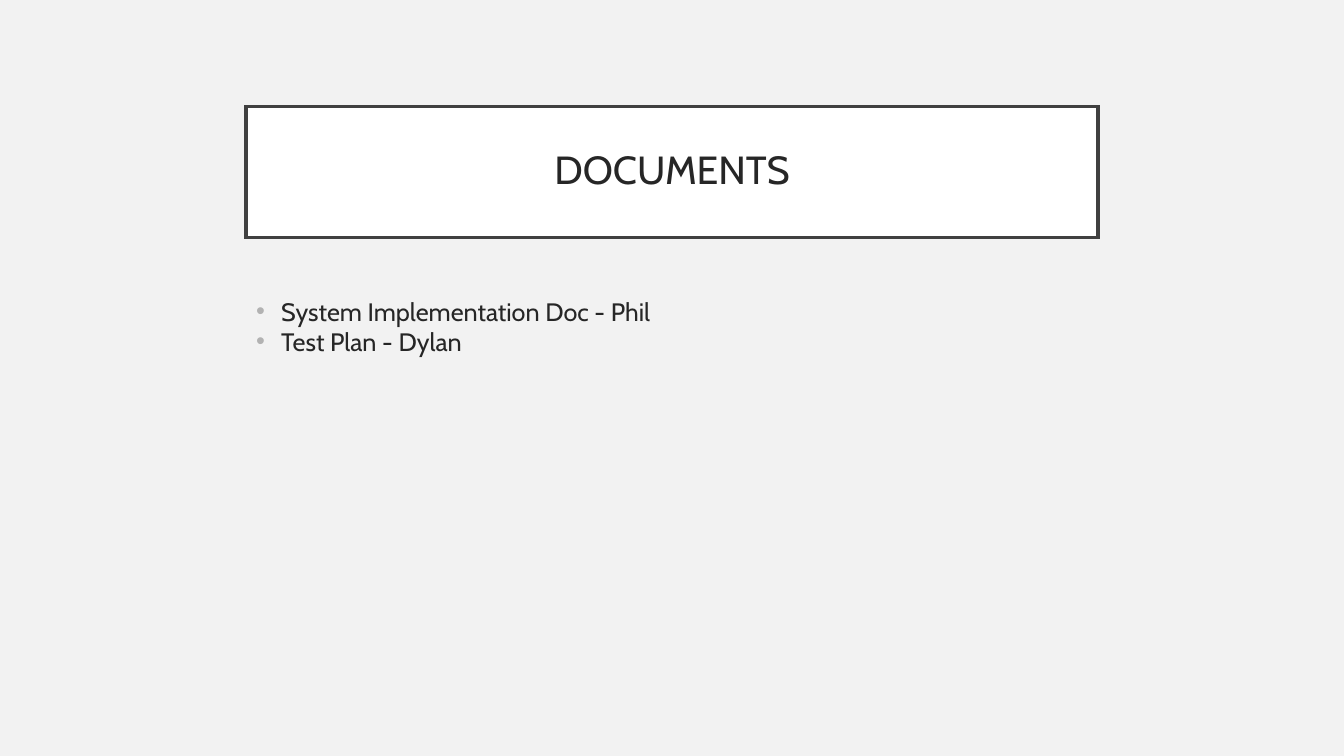
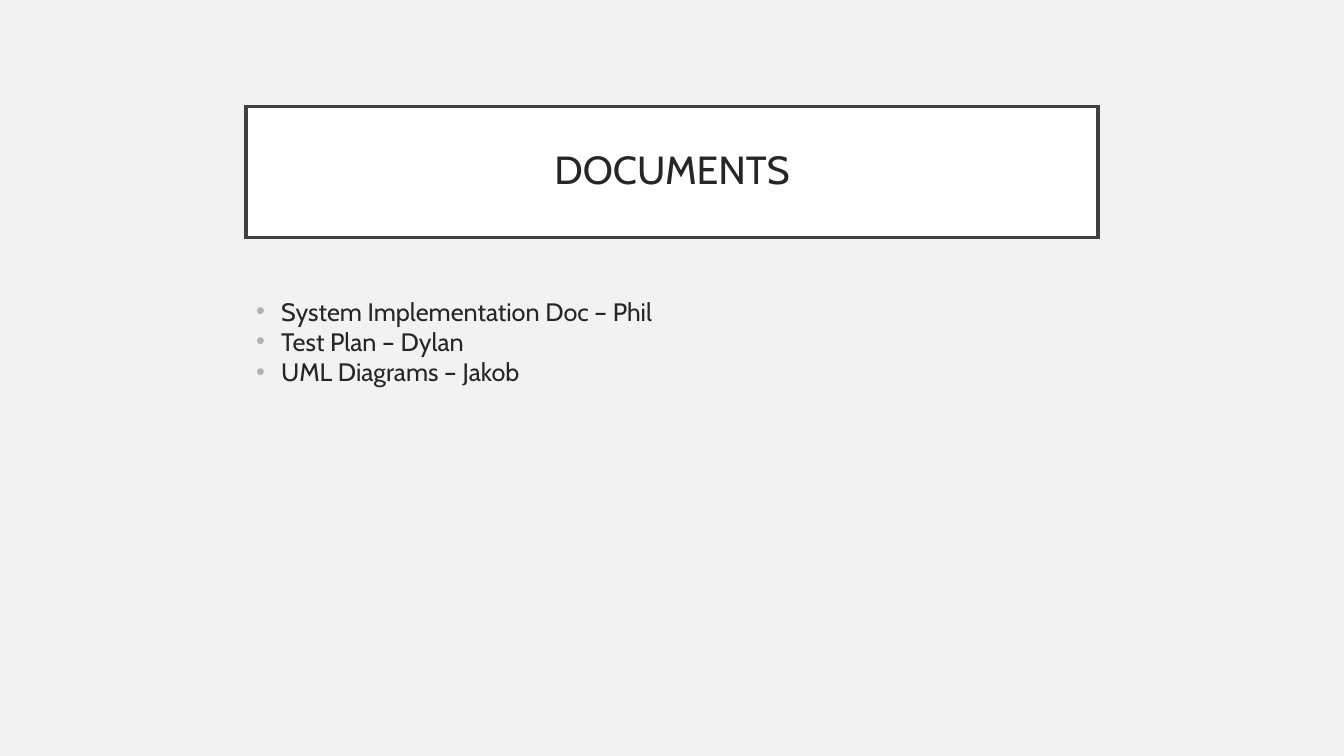
Before and after one commit to Thatawesomeguy4/FiddlePracticeAppCPSC4910, a slide deck: slide 8 of Fid'Lin Presentation1.1.pptx. Drawn at 1344x756 pixels with LibreOffice and Linux fonts; fonts in the diff are those of the drawing. Boxes give left, top, right and bottom in pixels: in the first picture for what was removed or moved away, otherwise in the second. Text is boxed around its words. In the diff, an @@ line names an element or a change of style, - is before the commit and + after.

```diff
--- a/Fid'Lin Presentation1.1.pptx
+++ b/Fid'Lin Presentation1.1.pptx
@@ text at <box>281,302,652,387</box>: text changed @@
-• System Implementation Doc - Phil
-• Test Plan - Dylan
+• System Implementation Doc – Phil
+• Test Plan – Dylan
+• UML Diagrams – Jakob
```
Also in this commit, not shown: 5 slides added.
